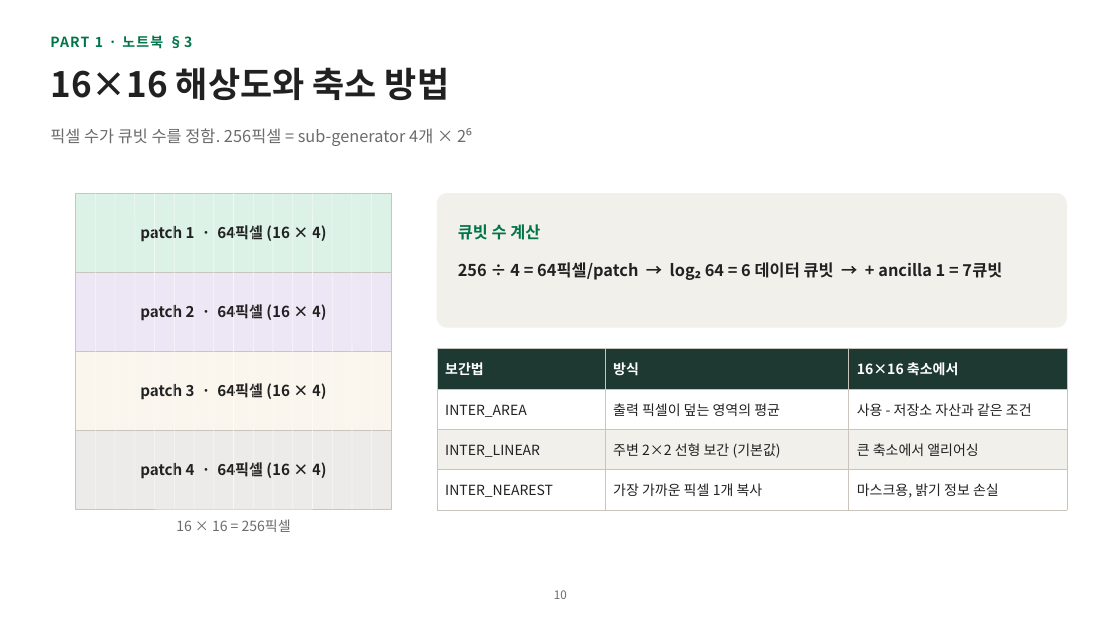
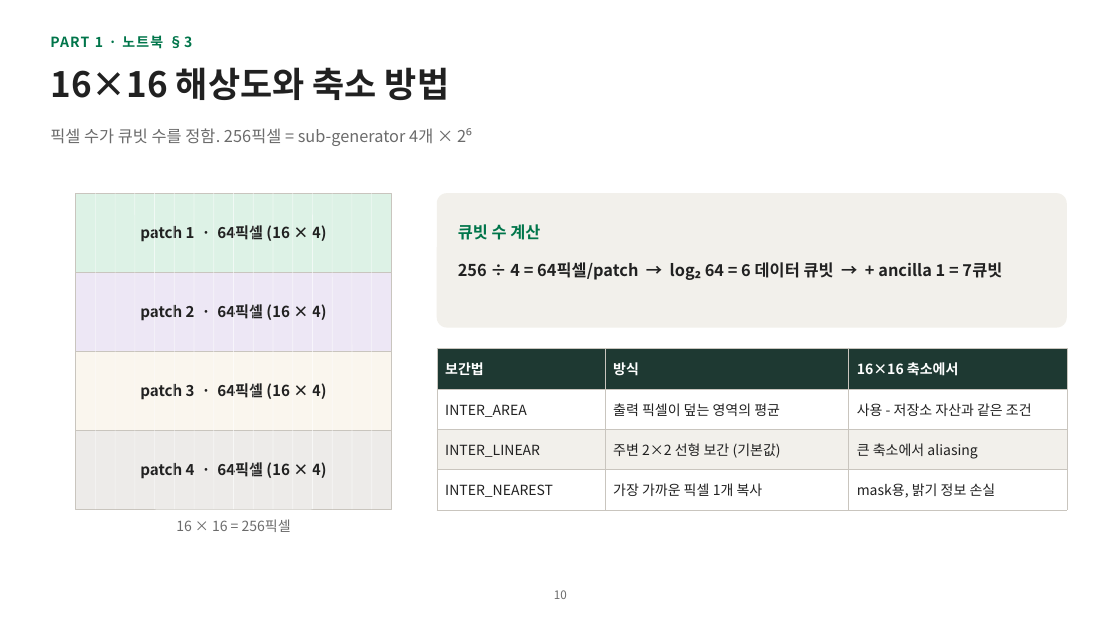
Before and after one commit to hyunhp/skin_disease_qml, a slide deck: slide 10 of practice/day2_slides/day2_practice_slides.pptx. Drawn at 1120x630 pixels with LibreOffice and Linux fonts; fonts in the diff are those of the drawing. Boxes give left, top, right and bottom in pixels: in the first picture for what was removed or moved away, otherwise in the second. Text is boxed around its words. In the diff, an @@ line names an element or a change of style, - is before the commit and + after.

```diff
--- a/practice/day2_slides/day2_practice_slides.pptx
+++ b/practice/day2_slides/day2_practice_slides.pptx
@@ table at bbox=[437, 349, 1067, 502] @@
-row 3, column 3: 큰 축소에서 앨리어싱
+row 3, column 3: 큰 축소에서 aliasing
-row 4, column 3: 마스크용, 밝기 정보 손실
+row 4, column 3: mask용, 밝기 정보 손실
```
Also in this commit, not shown: 11 other slides changed, 13 other files.
